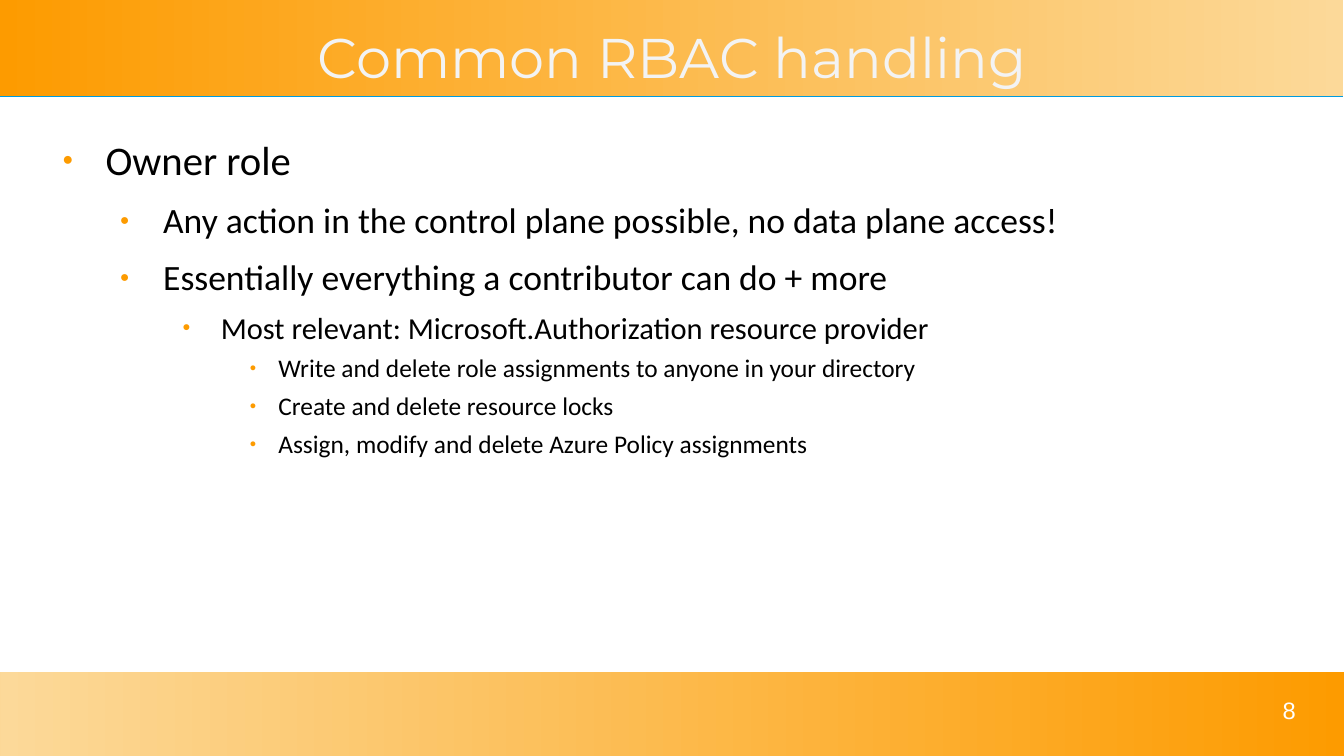
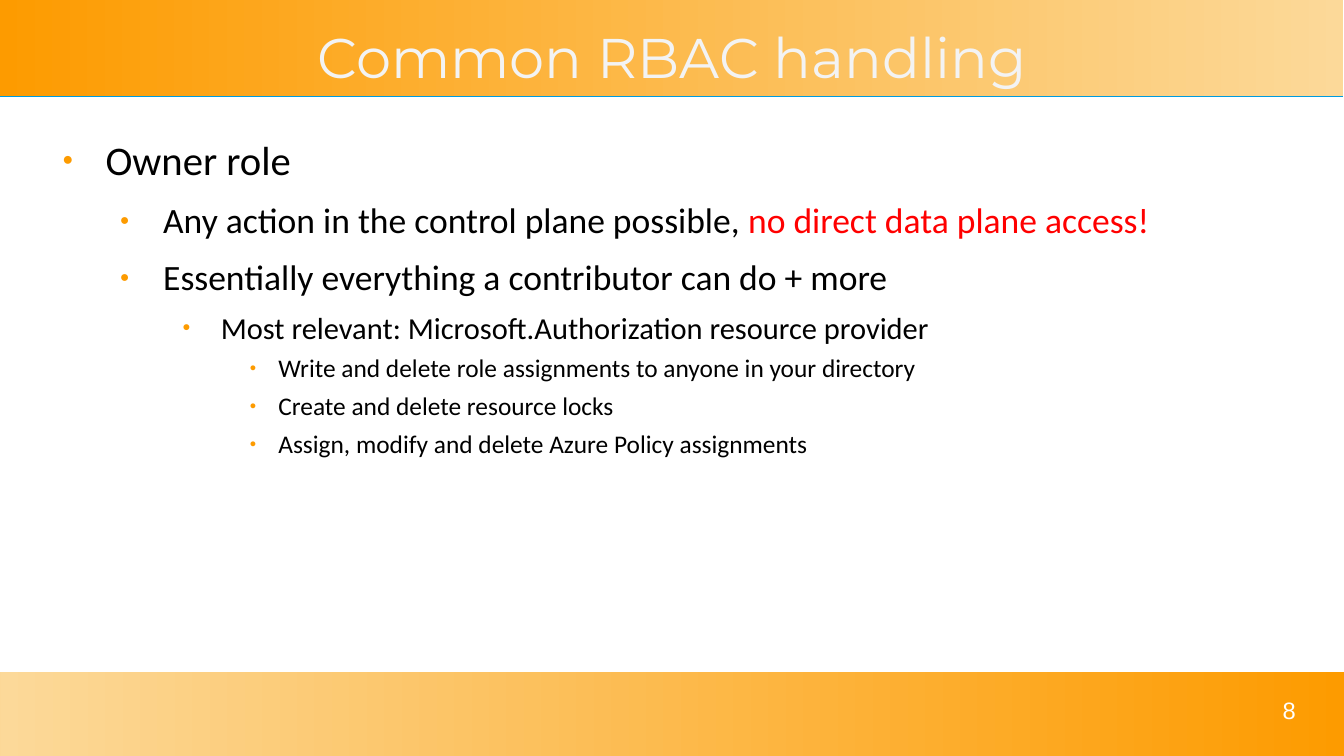
Before and after one commit to solomson/solom.tech, a slide deck: slide 8 of assets/talks/reducing-azure-risk.odp. Drawn at 1344x756 pixels with LibreOffice and Linux fonts; fonts in the diff are those of the drawing. Boxes give left, top, right and bottom in pixels: in the first picture for what was removed or moved away, otherwise in the second. Text is boxed around its words. In the diff, an @@ line names an element or a change of style, - is before the commit and + after.

```diff
--- a/assets/talks/reducing-azure-risk.odp
+++ b/assets/talks/reducing-azure-risk.odp
@@ text at (x1=163, y1=208, x2=1149, y2=239): text changed @@
-  ● Any action in the control plane possible, no data plane access!
+  ● Any action in the control plane possible, no direct data plane access!
```
Also in this commit, not shown: 6 other slides changed, 1 slide added, 1 other file.
